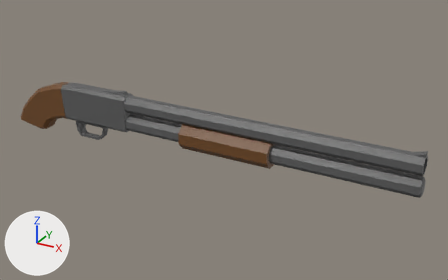
Before and after pictures for a commit that changed the glTF model Assets/3D/pompa.glb.
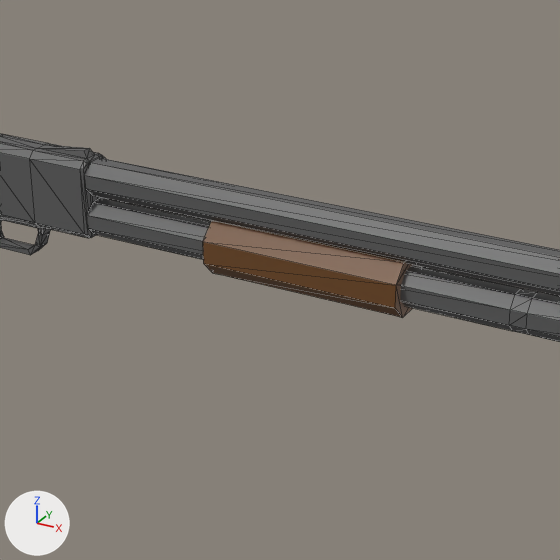
Each version appears first whole from a camera (50 mm lens) standing at (0.767, -0.927, 0.447) and looking at (0.242, 0.027, -0.03), and next in a close-up on the part from 19% to 76% of the width and 8% to 100% of the height. Arrows for +X, +Y and +Z are at lower left; the lights stay in place. The close-ups show mesh edges as thin lines. Where no turn or scale is listed for an object, it has been applied to the vertices. Vertices at the same position are counted once.
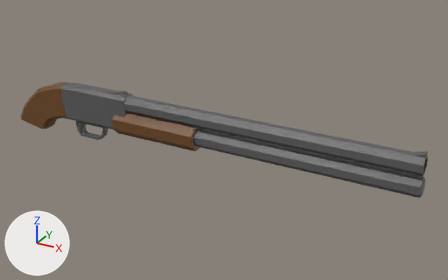
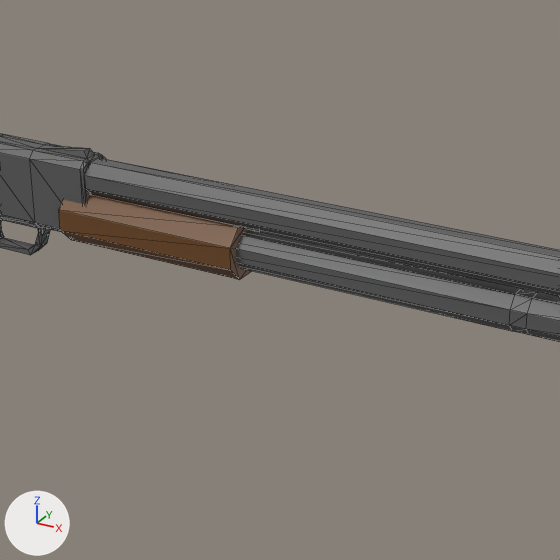
The newer file is also turned or shifted as a whole; pictures and numbers use the older file's frame.

What differs and where, as boxes (x1, y1, x2, y2) in the close-ups (560 x 560 px; the box of a moved part takes in the faces that stretch with it):
'Cube.001', no longer drawn (brown)
    before: (203, 220, 422, 318)
'Cube.002', added (brown)
    after: (59, 194, 260, 280)
part 1 of me_cube_001, moved or reshaped
    before: (203, 220, 422, 318)
    after: (59, 194, 260, 280)

The change, as a list of edits to the scene's bpy script:
```text
Change me_cube_001:
    where me_cube_001.from_pydata(...)  # 16 vertices, 28 faces; spans x 3.43..7.08, y -0.5..0.5, z -0.94..0.05
    used by ob_cube_001; parent = ob_cube; location = (0.0, 0.0, 0.0)
    me_cube_001 part 1: the whole mesh is scaled about the mesh origin by 0.0504
Change ob_cube_001:
    ob_cube_001: bpy.data.objects.new('Cube.001', me_cube_001) -> bpy.data.objects.new('Cube.001', None)
Add ob_cube_002:
    ob_cube_002 = bpy.data.objects.new('Cube.002', me_cube_001)
    ob_cube_002.location = (-0.1563, 0.0, -0.0004)
```
